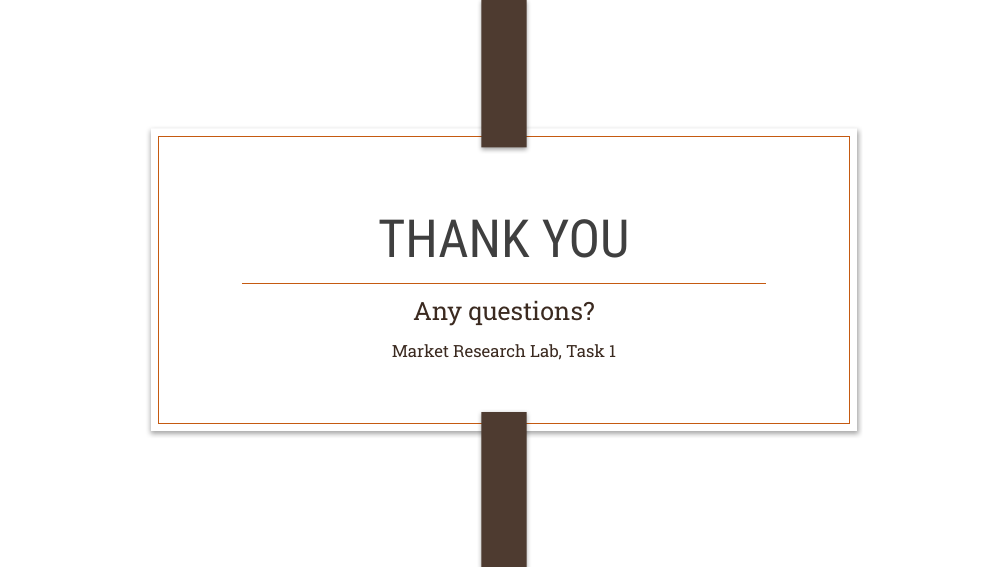
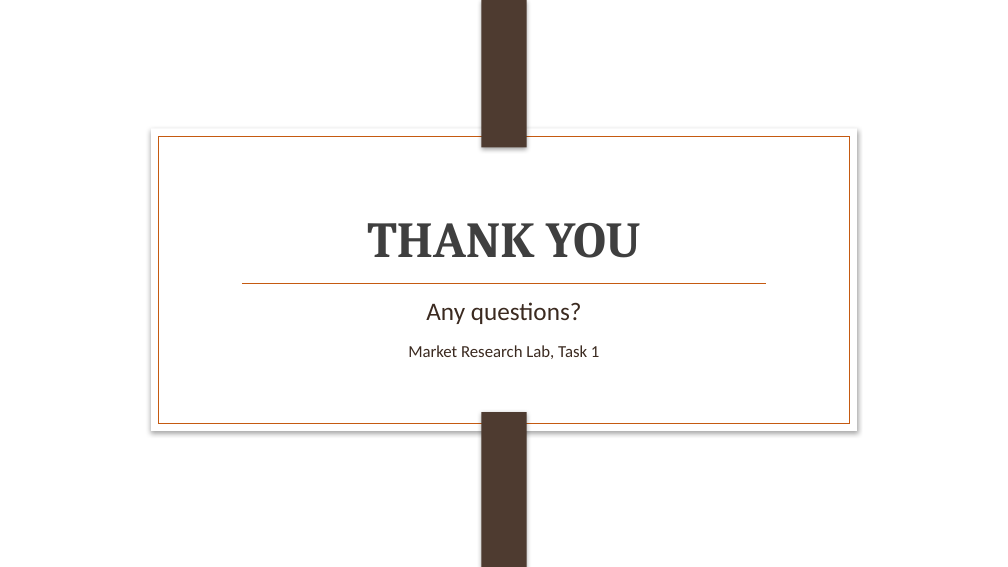
Before and after one commit to BadboyVee/BlackHoleeee, a slide deck: slide 5 of assignment/Relative_Interest_Pie_Chart_PZ.pptx. Drawn at 1008x567 pixels with LibreOffice and Linux fonts; fonts in the diff are those of the drawing; background and template pictures are left out. Boxes give left, top, right and bottom in pixels: in the first picture for what was removed or moved away, otherwise in the second. Text is boxed around its words. In the diff, an @@ line names an element or a change of style, - is before the commit and + after.

```diff
--- a/assignment/Relative_Interest_Pie_Chart_PZ.pptx
+++ b/assignment/Relative_Interest_Pie_Chart_PZ.pptx
@@ title "THANK YOU" at (x1=367, y1=223, x2=641, y2=258): size 50 to 48 pt, font Roboto Condensed to Cambria, bold on @@
@@ subtitle "Any questions?" at (x1=408, y1=302, x2=599, y2=359): font Roboto Slab to Calibri @@
```
Also in this commit, not shown: 4 other slides changed, 7 other files.
